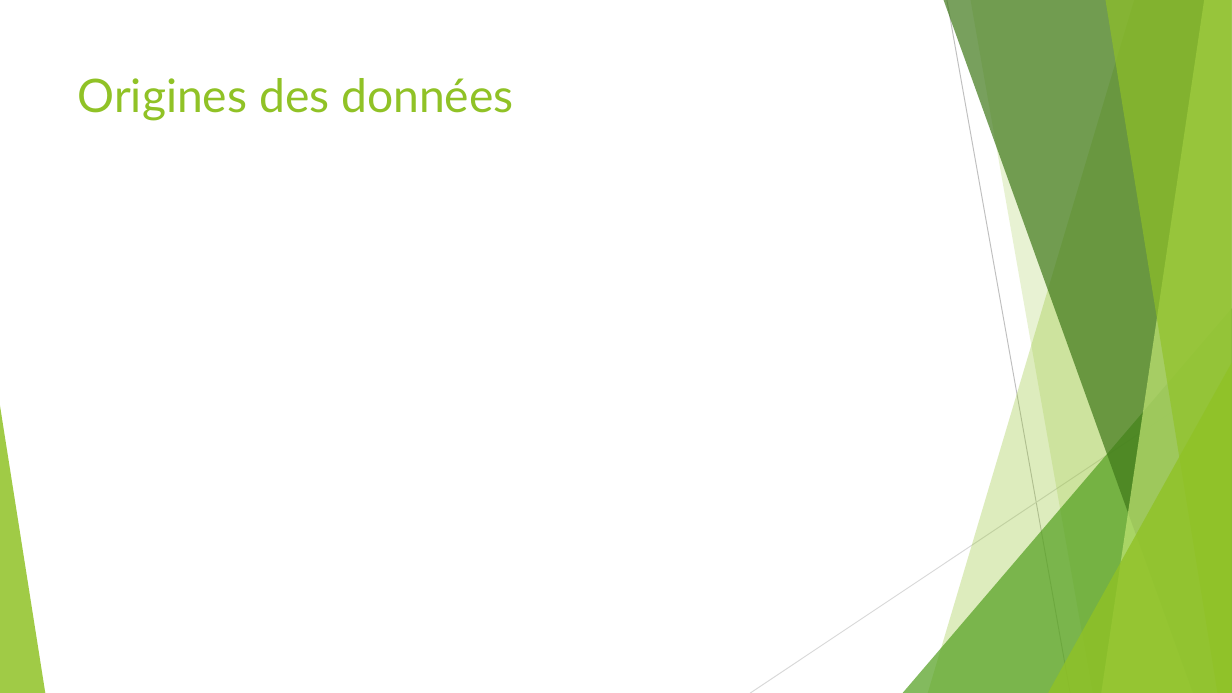
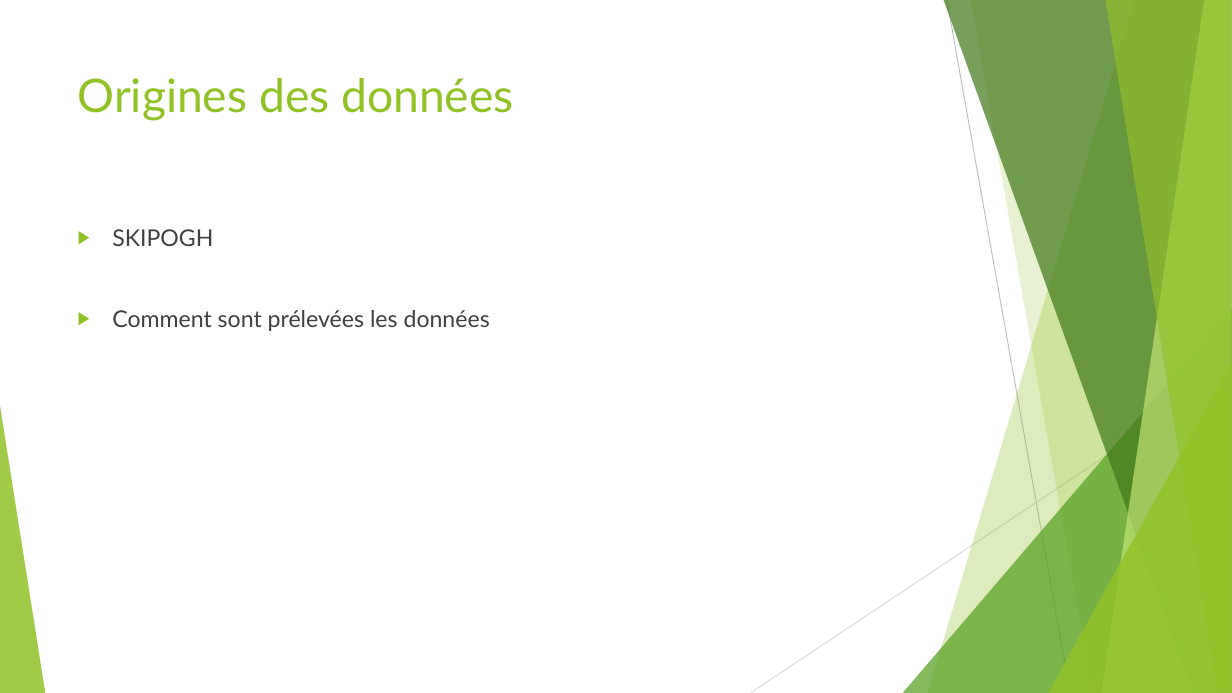
Before and after one commit to simon-baehler/LFA-Steroide, a slide deck: slide 7 of Presentations/Intermediaire/LFA_Baehler_Schowing_Intermédiaire.pptx. Drawn at 1232x693 pixels with LibreOffice and Linux fonts; fonts in the diff are those of the drawing. Boxes give left, top, right and bottom in pixels: in the first picture for what was removed or moved away, otherwise in the second. Text is boxed around its words. In the diff, an @@ line names an element or a change of style, - is before the commit and + after.

```diff
--- a/Presentations/Intermediaire/LFA_Baehler_Schowing_Intermédiaire.pptx
+++ b/Presentations/Intermediaire/LFA_Baehler_Schowing_Intermédiaire.pptx
@@ text added at (112, 229, 490, 331), 18 pt, text #404040 @@
+▶ SKIPOGH
+▶ Comment sont prélevées les données
```
Also in this commit, not shown: 3 other slides changed, 6 slides added, 3 slides removed.
